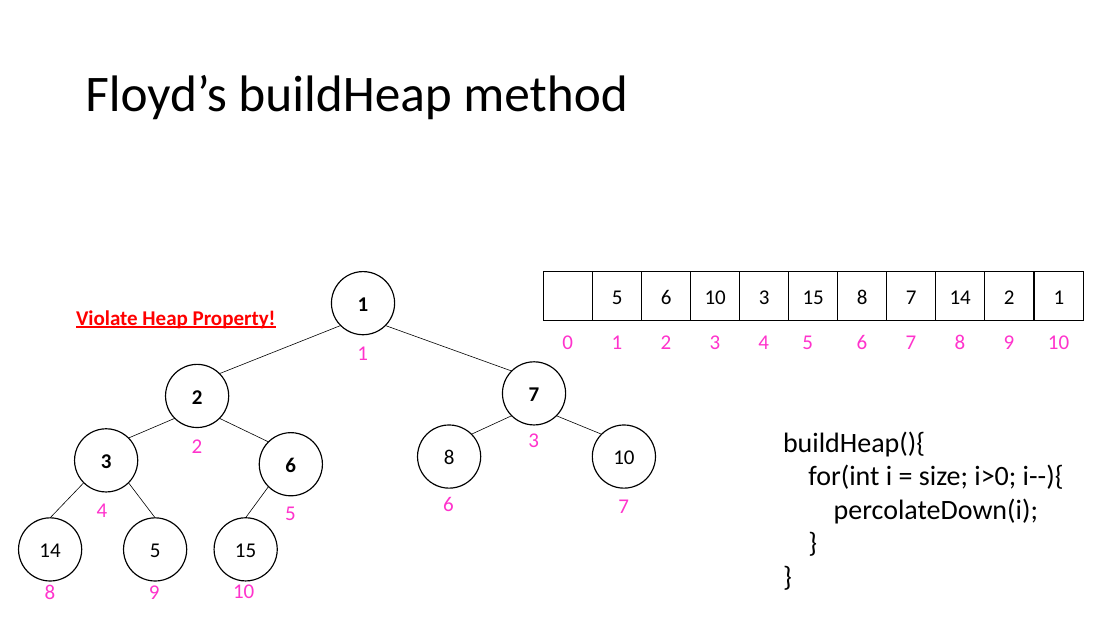
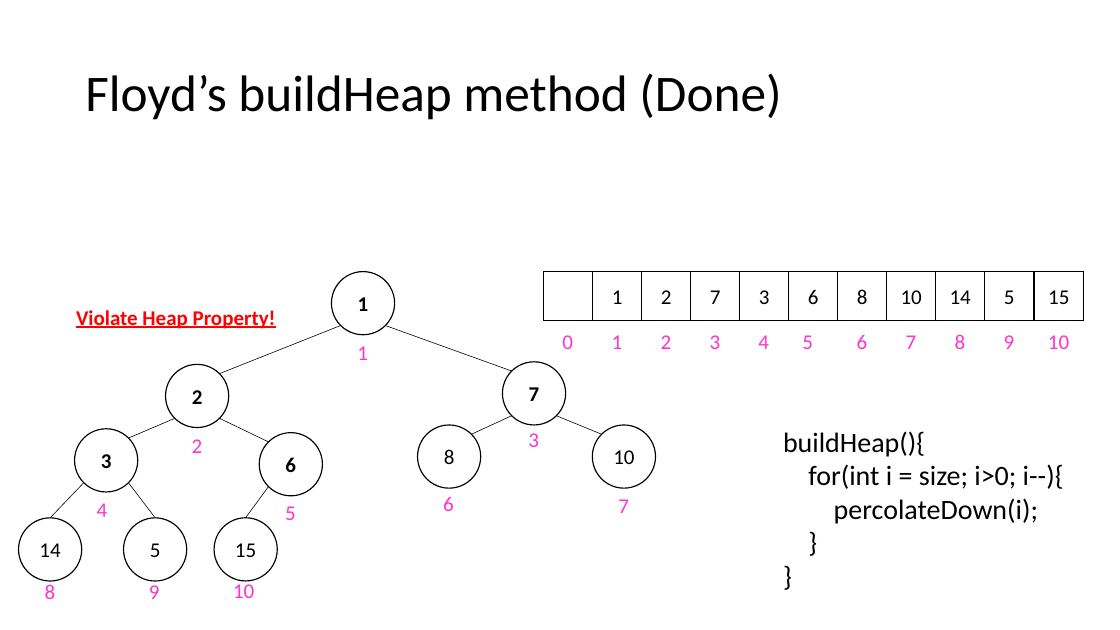
Before and after one commit to natebrunelle/cse332, a slide deck: slide 35 of demo_site/files/slides/lecture5_pqs_inka.pptx. Drawn at 1120x630 pixels with LibreOffice and Linux fonts; fonts in the diff are those of the drawing; grey boxes stand for pictures. Boxes give left, top, right and bottom in pixels: in the first picture for what was removed or moved away, otherwise in the second. Text is boxed around its words. In the diff, an @@ line names an element or a change of style, - is before the commit and + after.

```diff
--- a/demo_site/files/slides/lecture5_pqs_inka.pptx
+++ b/demo_site/files/slides/lecture5_pqs_inka.pptx
@@ title at (85,73,781,120): text changed @@
-Floyd’s buildHeap method
+Floyd’s buildHeap method (Done)
@@ rectangle "1": place and size @@
-rectangle "1" at (1034,271,1083,320)
+rectangle "1" at (593,271,642,320)
@@ rectangle "1" at (593,271,642,320): fill none to #FFFFFF @@
@@ rectangle "2": place and size @@
-rectangle "2" at (985,271,1033,320)
+rectangle "2" at (642,271,691,320)
@@ rectangle "7": place and size @@
-rectangle "7" at (887,271,936,320)
+rectangle "7" at (691,271,739,320)
@@ rectangle "6": place and size @@
-rectangle "6" at (642,271,691,320)
+rectangle "6" at (789,271,838,320)
@@ rectangle "10": place and size @@
-rectangle "10" at (691,271,739,320)
+rectangle "10" at (887,271,936,320)
@@ rectangle "5": place and size @@
-rectangle "5" at (593,271,642,320)
+rectangle "5" at (985,271,1033,320)
@@ rectangle "5" at (985,271,1033,320): fill #FFFFFF to none @@
@@ rectangle "15": place and size @@
-rectangle "15" at (789,271,838,320)
+rectangle "15" at (1034,271,1083,320)
```
Also in this commit, not shown: 30 other slides changed, 1 slide added, 1 slide removed, 14 other files.
